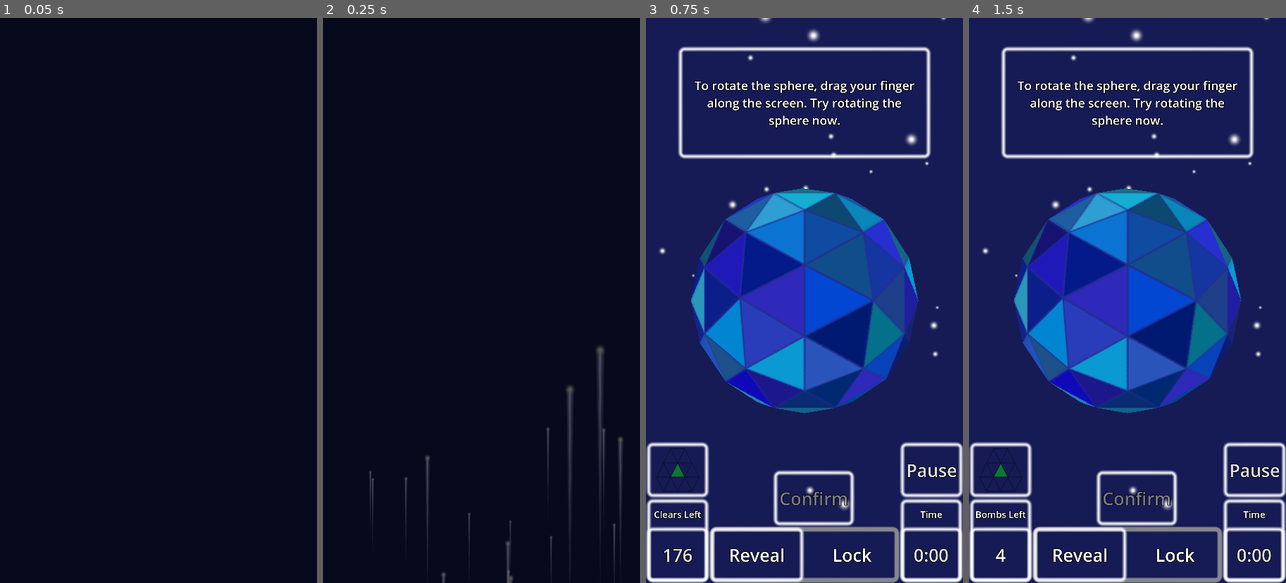
Above: before the commit, frames 1-4 (left to right).
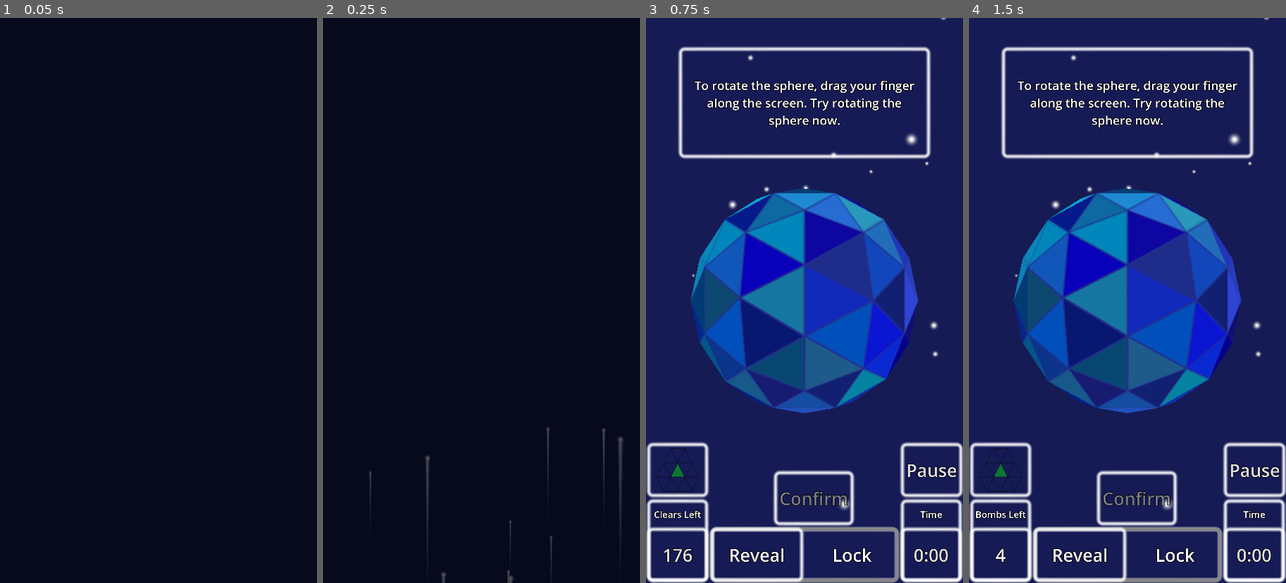
Above: after the commit, the same moments.

Repository: WalynC/sphereSweeperGodot
Game: Godot game, scene res://mainScenes/tutorial.tscn
Same seed, same stepped clock (60 frames per second), same inputs: the game is played once before the commit and once after it. This scene is started directly instead of the project's main scene. Sound files missing from this copy of the repository are replaced by a short silence.
Inputs:
- Up to frame 1 (0.05 s): no input
- Up to frame 2 (0.25 s): no input
- Up to frame 3 (0.75 s): click "Next" at 0.5 s
- Up to frame 4 (1.5 s): click "176" at 1.25 s

Frame 1 is identical in both runs. In frame 2, 0.7% of the frame differs, in the area x 15-93%, y 58-100%; in frame 3, 19%, in the area x 4-93%, y 0-85%; in frame 4, 19%.

Commit message:
Reduces star count

Diff:
--- a/scripts/visual themes/night/StarLoader.gd
+++ b/scripts/visual themes/night/StarLoader.gd
@@ -6,7 +6,7 @@
 const halfpi = PI/2
 
 func Generate():
-	for i in range(125):
+	for i in range(75):
 		var o = star.instantiate()
 		objects.append(o)
 		GameManager.instance.worldPivot.add_child(o)
